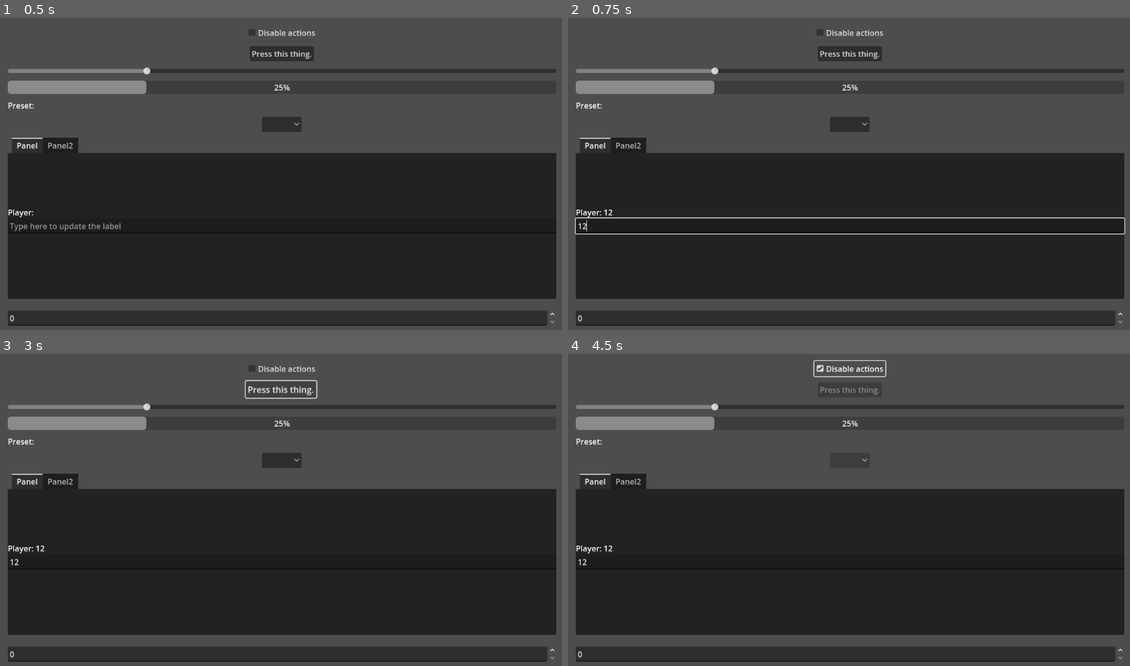
Above: before the commit, frames 1-4 (two rows, left to right).
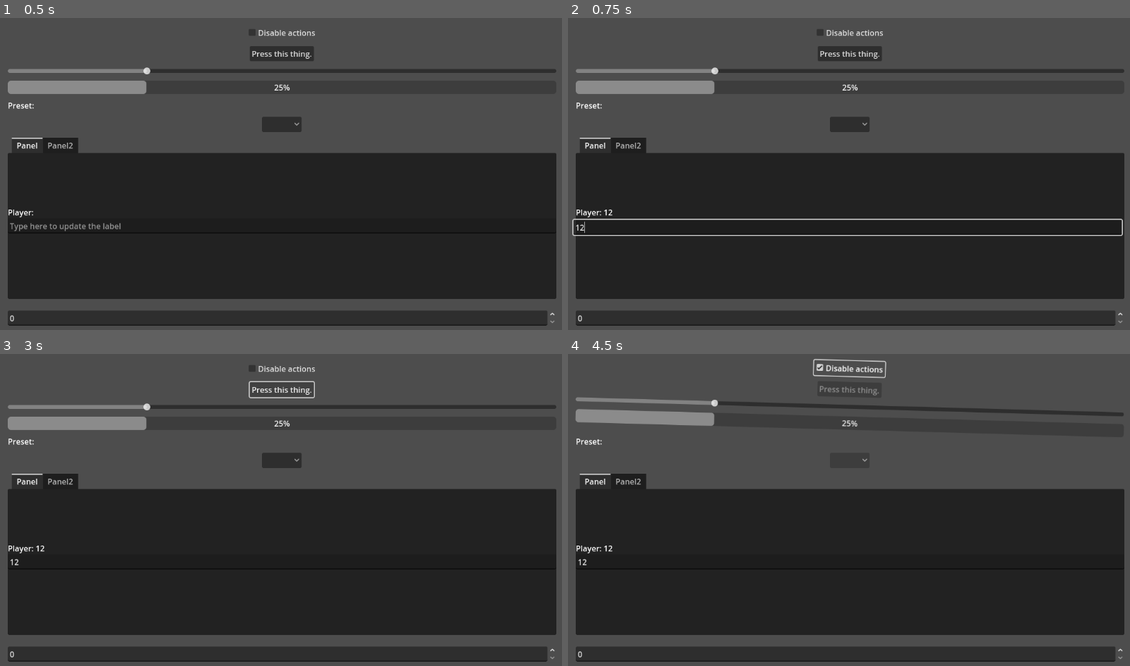
Above: after the commit, the same moments.

Repository: bioartgames/ui_react
Game: Godot game, scene res://scenes/reactive_ui.tscn
Two runs of this game, one before a commit and one after it. Both use one fixed random seed, a clock stepped at 60 frames per second and the inputs below.
Inputs (mouse positions are in pixels of both pictures, inside the frame that each line leads up to):
- Up to frame 1 (0.5 s): no input
- Up to frame 2 (0.75 s): click (849, 227) at 0.52 s; type "12" at 0.6 s
- Up to frame 3 (3 s): click "Disable actions" at 1.25 s; click "Disable actions" at 2 s; click "Press this thing." at 2.75 s
- Up to frame 4 (4.5 s): click "Press this thing." at 3.5 s; click "Disable actions" at 4.25 s

Frame 1 is identical in both runs. In frame 2, 1.9% of the frame differs, in the area x 0-100%, y 63-70%; in frame 3, 0.3%; in frame 4, 3.0%, in the area x 1-99%, y 1-25%.

Commit message:
exp
exp

Diff:
--- a/scenes/reactive_ui.tscn
+++ b/scenes/reactive_ui.tscn
@@ -17,20 +17,24 @@
 [ext_resource type="Script" uid="uid://duphbaan8pk5f" path="res://scripts/reactive/reactive_item_list.gd" id="14_mbe61"]
 [ext_resource type="Script" uid="uid://diihw85b5p4bd" path="res://scripts/reactive/reactive_spin_box.gd" id="15_mbr4o"]
 
-[sub_resource type="Resource" id="Resource_yjg32"]
-script = ExtResource("4_pf7w8")
-metadata/_custom_type_script = "uid://bgtvl8wqnhhg3"
-
 [sub_resource type="Resource" id="Resource_8mpai"]
 script = ExtResource("4_pf7w8")
 animation = 17
+stagger = 0.45
 metadata/_custom_type_script = "uid://bgtvl8wqnhhg3"
 
 [sub_resource type="Resource" id="Resource_3pbam"]
+script = ExtResource("4_pf7w8")
+animation = 19
+stagger = 0.5
+metadata/_custom_type_script = "uid://bgtvl8wqnhhg3"
+
+[sub_resource type="Resource" id="Resource_yjg32"]
 script = ExtResource("5_8mpai")
-targets = Array[NodePath]([NodePath(".")])
 execution_mode = 0
-animations = Array[ExtResource("4_pf7w8")]([SubResource("Resource_yjg32"), SubResource("Resource_8mpai")])
+trigger = 2
+targets = Array[NodePath]([NodePath("../DisableActionsToggle"), NodePath("."), NodePath("../Slider"), NodePath("../Progress")])
+animations = Array[ExtResource("4_pf7w8")]([SubResource("Resource_8mpai"), SubResource("Resource_3pbam")])
 metadata/_custom_type_script = "uid://bnno246gj404t"
 
 [sub_resource type="Resource" id="3"]
@@ -45,6 +49,19 @@
 script = ExtResource("1_w0svl")
 value = ["Player: ", ExtResource("5_iwetj")]
 metadata/_custom_type_script = "uid://st55qiias3cb"
+
+[sub_resource type="Resource" id="Resource_6fcom"]
+script = ExtResource("4_pf7w8")
+animation = 17
+metadata/_custom_type_script = "uid://bgtvl8wqnhhg3"
+
+[sub_resource type="Resource" id="Resource_oqryg"]
+script = ExtResource("5_8mpai")
+execution_mode = 0
+trigger = 5
+targets = Array[NodePath]([NodePath(".")])
+animations = Array[ExtResource("4_pf7w8")]([SubResource("Resource_6fcom")])
+metadata/_custom_type_script = "uid://bnno246gj404t"
 
 [node name="ReactiveUI" type="Control"]
 layout_mode = 3
@@ -82,7 +99,7 @@
 text = "Press this thing."
 script = ExtResource("4_a2h71")
 disabled_state = ExtResource("3_a2h71")
-animations = [SubResource("Resource_3pbam")]
+animations = Array[ExtResource("5_8mpai")]([SubResource("Resource_yjg32")])
 metadata/_custom_type_script = "uid://lv5ixpw5hlvp"
 
 [node name="Slider" type="HSlider" parent="VBox"]
@@ -158,6 +175,7 @@
 placeholder_text = "Type here to update the label"
 script = ExtResource("1_xdli5")
 text_state = ExtResource("5_iwetj")
+animations = Array[ExtResource("5_8mpai")]([SubResource("Resource_oqryg")])
 metadata/_custom_type_script = "uid://cgoqls6mehlqv"
 
 [node name="Panel2" type="Panel" parent="VBox/ReactiveTabContainer"]
--- a/scripts/anim/animation_utilities.gd
+++ b/scripts/anim/animation_utilities.gd
@@ -1974,7 +1974,6 @@
 
 ## Helper node for stagger animations.
 class _StaggerHelper extends Node:
-	signal all_finished
 	signal stagger_finished
 	var _is_running = false
 	var _source_node: Node = null
@@ -2028,7 +2027,6 @@
 
 		# Calculate total delay
 		var total_delay = delay_between * (targets.size() - 1)
-		var signals: Array[Signal] = []
 
 		# Start animations with stagger
 		for i in range(targets.size()):
@@ -2044,18 +2042,16 @@
 				await get_tree().create_timer(delay_time).timeout
 
 			if is_instance_valid(target) and _is_running:
-				var signal_result = clip.execute(source_node, target, tween_easing)
-				if signal_result is Signal:
-					signals.append(signal_result)
+				# Execute animation - we don't need to store the signal since
+				# we use a timer-based approach to wait for completion
+				clip.execute(source_node, target, tween_easing)
 
 		# Wait for all animations to complete
 		# Calculate max time: last animation starts at total_delay and runs for clip.duration
+		# This timer is sufficient - we don't need to await individual signals since they may
+		# become invalid if their Tweens are freed before we await them
 		var max_time = total_delay + clip.duration
 		await get_tree().create_timer(max_time).timeout
-
-		# Also wait for all signals to ensure completion
-		for sig in signals:
-			await sig
 
 		if _is_running:
 			stagger_finished.emit()
--- a/scripts/reactive/reactive_button.gd
+++ b/scripts/reactive/reactive_button.gd
@@ -9,7 +9,7 @@
 ## Drag AnimationReel resources here in the Inspector. Each reel can specify its trigger type
 ## (pressed, hover enter/exit, toggled on/off), target controls to animate, and animation clips
 ## to execute. Supports automatic execution modes: single, multi-target, and sequences.
-@export var animations: Array = []
+@export var animations: Array[AnimationReel] = []
 
 var _updating: bool = false
 var _is_initializing: bool = true
--- a/scripts/reactive/reactive_check_box.gd
+++ b/scripts/reactive/reactive_check_box.gd
@@ -9,7 +9,7 @@
 ## Drag AnimationReel resources here in the Inspector. Each reel can specify its trigger type
 ## (toggled on/off, hover enter/exit), target controls to animate, and animation clips
 ## to execute. Supports automatic execution modes: single, multi-target, and sequences.
-@export var animations: Array = []
+@export var animations: Array[AnimationReel] = []
 
 var _updating: bool = false
 var _is_initializing: bool = true
--- a/scripts/reactive/reactive_item_list.gd
+++ b/scripts/reactive/reactive_item_list.gd
@@ -9,7 +9,7 @@
 ## Drag nodes here and configure each target's animation properties directly in the Inspector.
 ## Each target can specify its own trigger (selection changed, hover enter/exit), animation type,
 ## duration, and settings - no resource files needed!
-@export var animations: Array = []
+@export var animations: Array[AnimationReel] = []
 
 var _updating: bool = false
 var _is_initializing: bool = true
--- a/scripts/reactive/reactive_label.gd
+++ b/scripts/reactive/reactive_label.gd
@@ -8,7 +8,7 @@
 ## Drag nodes here and configure each target's animation properties directly in the Inspector.
 ## Each target can specify its own trigger (text changed, hover enter/exit), animation type,
 ## duration, and settings - no resource files needed! Leave empty to use manual signal connections.
-@export var animations: Array = []
+@export var animations: Array[AnimationReel] = []
 
 var _updating: bool = false
 var _nested_states: Array[State] = []
--- a/scripts/reactive/reactive_line_edit.gd
+++ b/scripts/reactive/reactive_line_edit.gd
@@ -8,7 +8,7 @@
 ## Drag nodes here and configure each target's animation properties directly in the Inspector.
 ## Each target can specify its own trigger (text changed, text entered, focus entered/exited, hover),
 ## animation type, duration, and settings - no resource files needed!
-@export var animations: Array = []
+@export var animations: Array[AnimationReel] = []
 
 var _updating: bool = false
 var _is_initializing: bool = true
--- a/scripts/reactive/reactive_option_button.gd
+++ b/scripts/reactive/reactive_option_button.gd
@@ -9,7 +9,7 @@
 ## Drag nodes here and configure each target's animation properties directly in the Inspector.
 ## Each target can specify its own trigger (selection changed, hover enter/exit), animation type,
 ## duration, and settings - no resource files needed! Leave empty to use manual signal connections.
-@export var animations: Array = []
+@export var animations: Array[AnimationReel] = []
 
 var _updating: bool = false
 var _is_initializing: bool = true
@@ -29,7 +29,7 @@
 ## Validates animation targets and filters out invalid ones.
 ## Called automatically in [method _ready].
 func _validate_animation_reels() -> void:
-	var valid_reels: Array = []
+	var valid_reels: Array[AnimationReel] = []
 	var has_selection_changed_targets = false
 	var has_hover_enter_targets = false
 	var has_hover_exit_targets = false
--- a/scripts/reactive/reactive_progress_bar.gd
+++ b/scripts/reactive/reactive_progress_bar.gd
@@ -8,7 +8,7 @@
 ## Drag nodes here and configure each target's animation properties directly in the Inspector.
 ## Each target can specify its own trigger (value changed, increased, decreased, completed, hover),
 ## animation type, duration, and settings - no resource files needed!
-@export var animations: Array = []
+@export var animations: Array[AnimationReel] = []
 
 var _updating: bool = false
 var _last_value: float = 0.0
--- a/scripts/reactive/reactive_slider.gd
+++ b/scripts/reactive/reactive_slider.gd
@@ -8,7 +8,7 @@
 ## Drag nodes here and configure each target's animation properties directly in the Inspector.
 ## Each target can specify its own trigger (value changed, increased, decreased, drag started/ended, hover),
 ## animation type, duration, and settings - no resource files needed!
-@export var animations: Array = []
+@export var animations: Array[AnimationReel] = []
 
 var _updating: bool = false
 var _last_value: float = 0.0
--- a/scripts/reactive/reactive_spin_box.gd
+++ b/scripts/reactive/reactive_spin_box.gd
@@ -9,7 +9,7 @@
 ## Drag nodes here and configure each target's animation properties directly in the Inspector.
 ## Each target can specify its own trigger (value changed, increased, decreased, text entered, focus entered/exited, hover),
 ## animation type, duration, and settings - no resource files needed!
-@export var animations: Array = []
+@export var animations: Array[AnimationReel] = []
 
 var _updating: bool = false
 var _last_value: float = 0.0
@@ -32,7 +32,7 @@
 ## Validates animation reels and filters out invalid ones.
 ## Called automatically in [method _ready].
 func _validate_animation_reels() -> void:
-	var valid_reels: Array = []
+	var valid_reels: Array[AnimationReel] = []
 	var has_hover_enter_targets = false
 	var has_hover_exit_targets = false
 
--- a/scripts/reactive/reactive_tab_container.gd
+++ b/scripts/reactive/reactive_tab_container.gd
@@ -13,7 +13,7 @@
 ## Drag nodes here and configure each target's animation properties directly in the Inspector.
 ## Each target can specify its own trigger (selection changed, hover enter/exit), animation type,
 ## duration, and settings - no resource files needed!
-@export var animations: Array = []
+@export var animations: Array[AnimationReel] = []
 
 var _updating: bool = false
 var _previous_tab_index: int = -1
--- a/scripts/utilities/animation_reel.gd
+++ b/scripts/utilities/animation_reel.gd
@@ -106,12 +106,12 @@
 ## Applies single animation clip to multiple targets.
 ## Uses stagger if clip.stagger > 0, otherwise applies simultaneously.
 ## [param owner]: The node that owns the animation.
-## [param targets]: Array of controls to animate.
+## [param resolved_targets]: Array of controls to animate.
 ## [param clip]: The animation clip to execute.
 ## [return]: Signal that emits when all animations complete.
-func _apply_multi(owner: Node, targets: Array[Control], clip: AnimationClip) -> Signal:
-	if targets.size() == 1:
-		return _apply_single(owner, targets[0], clip)
+func _apply_multi(owner: Node, resolved_targets: Array[Control], clip: AnimationClip) -> Signal:
+	if resolved_targets.size() == 1:
+		return _apply_single(owner, resolved_targets[0], clip)
 
 	# Check respect_disabled
 	if clip.respect_disabled and owner.has_method("is_disabled") and owner.is_disabled():
@@ -119,21 +119,21 @@
 
 	# Use stagger if clip.stagger > 0
 	if clip.stagger > 0.0:
-		return _apply_multi_stagger(owner, targets, clip)
+		return _apply_multi_stagger(owner, resolved_targets, clip)
 	else:
 		# Apply to all targets simultaneously
-		return _apply_multi_parallel(owner, targets, clip)
+		return _apply_multi_parallel(owner, resolved_targets, clip)
 
 ## Applies animation clip to multiple targets simultaneously (no stagger).
 ## [param owner]: The node that owns the animation.
-## [param targets]: Array of controls to animate.
+## [param resolved_targets]: Array of controls to animate.
 ## [param clip]: The animation clip to execute.
 ## [return]: Signal that emits when all animations complete.
-func _apply_multi_parallel(owner: Node, targets: Array[Control], clip: AnimationClip) -> Signal:
+func _apply_multi_parallel(owner: Node, resolved_targets: Array[Control], clip: AnimationClip) -> Signal:
 	var signals: Array[Signal] = []
 	var tween_easing: int = _get_tween_easing_from_clip(clip)
 
-	for target in targets:
+	for target in resolved_targets:
 		var signal_result = clip.execute(owner, target, tween_easing)
 		if signal_result is Signal:
 			signals.append(signal_result)
@@ -145,27 +145,44 @@
 
 ## Applies animation clip to multiple targets with stagger timing.
 ## [param owner]: The node that owns the animation.
-## [param targets]: Array of controls to animate.
+## [param resolved_targets]: Array of controls to animate.
 ## [param clip]: The animation clip to execute.
 ## [return]: Signal that emits when stagger animation completes.
-func _apply_multi_stagger(owner: Node, targets: Array[Control], clip: AnimationClip) -> Signal:
+func _apply_multi_stagger(owner: Node, resolved_targets: Array[Control], clip: AnimationClip) -> Signal:
 	# Use existing stagger utility from UIAnimationUtils
-	return UIAnimationUtils.animate_stagger_from_clip(owner, targets, clip.stagger, clip)
+	return UIAnimationUtils.animate_stagger_from_clip(owner, resolved_targets, clip.stagger, clip)
 
 ## Applies multiple animation clips in parallel to all targets simultaneously.
 ## Each clip runs on each target at the same time.
-## [param owner]: The node that owns the animation.
-## [param targets]: Array of controls to animate.
+## Special case: If there's a single clip with multiple targets and stagger > 0, uses stagger timing.
+## [param owner]: The node that owns the animation.
+## [param resolved_targets]: Array of controls to animate.
 ## [param clips]: Array of animation clips to execute in parallel.
 ## [return]: Signal that emits when all parallel animations complete.
-func _apply_parallel(owner: Node, targets: Array[Control], clips: Array[AnimationClip]) -> Signal:
+func _apply_parallel(owner: Node, resolved_targets: Array[Control], clips: Array[AnimationClip]) -> Signal:
 	if clips.size() == 0:
 		return Signal()
 
+	# Special case: Single clip with multiple targets and stagger enabled
+	if clips.size() == 1:
+		var clip = clips[0]
+		# Check respect_disabled
+		if clip.respect_disabled and owner.has_method("is_disabled") and owner.is_disabled():
+			return Signal()
+
+		# Single target: just apply normally
+		if resolved_targets.size() == 1:
+			return _apply_single(owner, resolved_targets[0], clip)
+
+		# Multiple targets: use stagger if enabled, otherwise parallel
+		if clip.stagger > 0.0:
+			return _apply_multi_stagger(owner, resolved_targets, clip)
+		# Otherwise fall through to normal parallel execution
+
 	var all_signals: Array[Signal] = []
 
 	# For each target, run all clips in parallel
-	for target in targets:
+	for target in resolved_targets:
 		for clip in clips:
 			# Check respect_disabled per clip
 			if clip.respect_disabled and owner.has_method("is_disabled") and owner.is_disabled():
@@ -183,42 +200,18 @@
 		return Signal()
 
 ## Applies multiple animation clips as a sequence to all targets simultaneously.
-## Each target gets the same sequence of clips executed on it.
-## [param owner]: The node that owns the animation.
-## [param targets]: Array of controls to animate.
+## Each clip runs on all targets, then waits for all targets to finish before moving to the next clip.
+## Each clip can have its own stagger value that applies when that clip runs.
+## [param owner]: The node that owns the animation.
+## [param resolved_targets]: Array of controls to animate.
 ## [param clips]: Array of animation clips to execute sequentially.
 ## [return]: Signal that emits when all sequences complete.
-func _apply_sequence(owner: Node, targets: Array[Control], clips: Array[AnimationClip]) -> Signal:
-	# Create sequence for each target (all run simultaneously)
-	var all_signals: Array[Signal] = []
-
-	for target in targets:
-		var anim_sequence = AnimationSequence.create()
-
-		for clip in clips:
-			# Check respect_disabled per clip
-			if clip.respect_disabled and owner.has_method("is_disabled") and owner.is_disabled():
-				continue  # Skip this clip
-
-			# Add delay if specified
-			if clip.delay > 0.0:
-				anim_sequence.add(func(): return UIAnimationUtils.delay(owner, clip.delay))
-
-			# Add animation
-			var tween_easing = _get_tween_easing_from_clip(clip)
-			anim_sequence.add(func(): return clip.execute(owner, target, tween_easing))
-
-		# Execute sequence for this target
-		var helper = _SequenceHelper.new()
-		owner.add_child(helper)
-		helper.execute_sequence(anim_sequence)
-		all_signals.append(helper.sequence_finished)
-
-	# Wait for all sequences to complete
-	if all_signals.size() > 0:
-		return _wait_for_all_signals(owner, all_signals)
-	else:
-		return Signal()
+func _apply_sequence(owner: Node, resolved_targets: Array[Control], clips: Array[AnimationClip]) -> Signal:
+	# Use a helper to coordinate per-clip stagger execution
+	var helper = _SequenceStaggerHelper.new()
+	owner.add_child(helper)
+	helper.execute_sequence_with_stagger(owner, resolved_targets, clips)
+	return helper.sequence_finished
 
 ## Converts AnimationClip.Easing enum to Tween.EASE_* constant.
 ## [param clip]: The animation clip to get easing from.
@@ -260,7 +253,112 @@
 	signal all_finished
 
 	func wait_for_all(signals: Array[Signal]) -> void:
+		if signals.size() == 0:
+			all_finished.emit()
+			queue_free()
+			return
+
+		# Use arrays to hold mutable state (lambdas capture by value, not reference)
+		var completed_count: Array[int] = [0]
+		var total_count = signals.size()
+		var has_emitted: Array[bool] = [false]
+
+		# Connect to each signal to track completion
+		# This avoids the null object error when awaiting signals from freed Tweens
 		for signal_item in signals:
-			await signal_item
-		all_finished.emit()
+			if signal_item == null:
+				completed_count[0] += 1
+				continue
+
+			# Connect callback to track when this signal fires
+			var callback = func():
+				completed_count[0] += 1
+				if completed_count[0] >= total_count and not has_emitted[0]:
+					has_emitted[0] = true
+					all_finished.emit()
+					queue_free()
+
+			# Try to connect - if the signal's object is already freed, this may fail silently
+			# but we have a timeout fallback
+			signal_item.connect(callback, CONNECT_ONE_SHOT)
+
+		# Check if all were null/invalid
+		if completed_count[0] >= total_count and not has_emitted[0]:
+			has_emitted[0] = true
+			all_finished.emit()
+			queue_free()
+			return
+
+		# Safety timeout: emit after max expected duration
+		# This handles cases where signals can't connect (objects freed)
+		var timeout = get_tree().create_timer(5.0)
+		timeout.timeout.connect(func():
+			if not has_emitted[0]:
+				has_emitted[0] = true
+				all_finished.emit()
+				queue_free()
+		)
+
+## Helper node for executing sequences with per-clip stagger.
+## Each clip runs on all targets with its own stagger value, then waits for completion before next clip.
+class _SequenceStaggerHelper extends Node:
+	signal sequence_finished
+
+	func execute_sequence_with_stagger(owner_node: Node, resolved_targets: Array[Control], clips: Array[AnimationClip]) -> void:
+		for clip in clips:
+			# Check respect_disabled per clip
+			if clip.respect_disabled and owner_node.has_method("is_disabled") and owner_node.is_disabled():
+				continue  # Skip this clip
+
+			# Add delay if specified (before this clip starts)
+			if clip.delay > 0.0:
+				await UIAnimationUtils.delay(owner_node, clip.delay)
+
+			# Execute this clip on all targets with per-clip stagger
+			var clip_signal: Signal
+
+			if resolved_targets.size() == 1:
+				# Single target: just execute normally
+				var tween_easing = _get_tween_easing_from_clip_helper(clip)
+				clip_signal = clip.execute(owner_node, resolved_targets[0], tween_easing)
+			elif clip.stagger > 0.0:
+				# Multiple targets with stagger: use stagger utility
+				clip_signal = UIAnimationUtils.animate_stagger_from_clip(owner_node, resolved_targets, clip.stagger, clip)
+			else:
+				# Multiple targets without stagger: apply simultaneously
+				var signals: Array[Signal] = []
+				var tween_easing = _get_tween_easing_from_clip_helper(clip)
+				for target in resolved_targets:
+					var signal_result = clip.execute(owner_node, target, tween_easing)
+					if signal_result is Signal:
+						signals.append(signal_result)
+
+				# Wait for all parallel animations to complete
+				if signals.size() > 0:
+					var wait_helper = _ParallelWaitHelper.new()
+					owner_node.add_child(wait_helper)
+					wait_helper.wait_for_all(signals)
+					clip_signal = wait_helper.all_finished
+				else:
+					clip_signal = Signal()
+
+			# Wait for this clip to finish on all targets before moving to next clip
+			if clip_signal is Signal:
+				await clip_signal
+
+		sequence_finished.emit()
 		queue_free()
+
+	## Helper to get tween easing from AnimationClip.
+	func _get_tween_easing_from_clip_helper(clip: AnimationClip) -> int:
+		match clip.easing:
+			AnimationClip.Easing.EASE_IN:
+				return Tween.EASE_IN
+			AnimationClip.Easing.EASE_OUT:
+				return Tween.EASE_OUT
+			AnimationClip.Easing.EASE_IN_OUT:
+				return Tween.EASE_IN_OUT
+			AnimationClip.Easing.EASE_OUT_IN:
+				return Tween.EASE_OUT_IN
+			_:
+				return Tween.EASE_OUT
Not shown: 1 places in scenes/reactive_ui.tscn that only renumber resources
